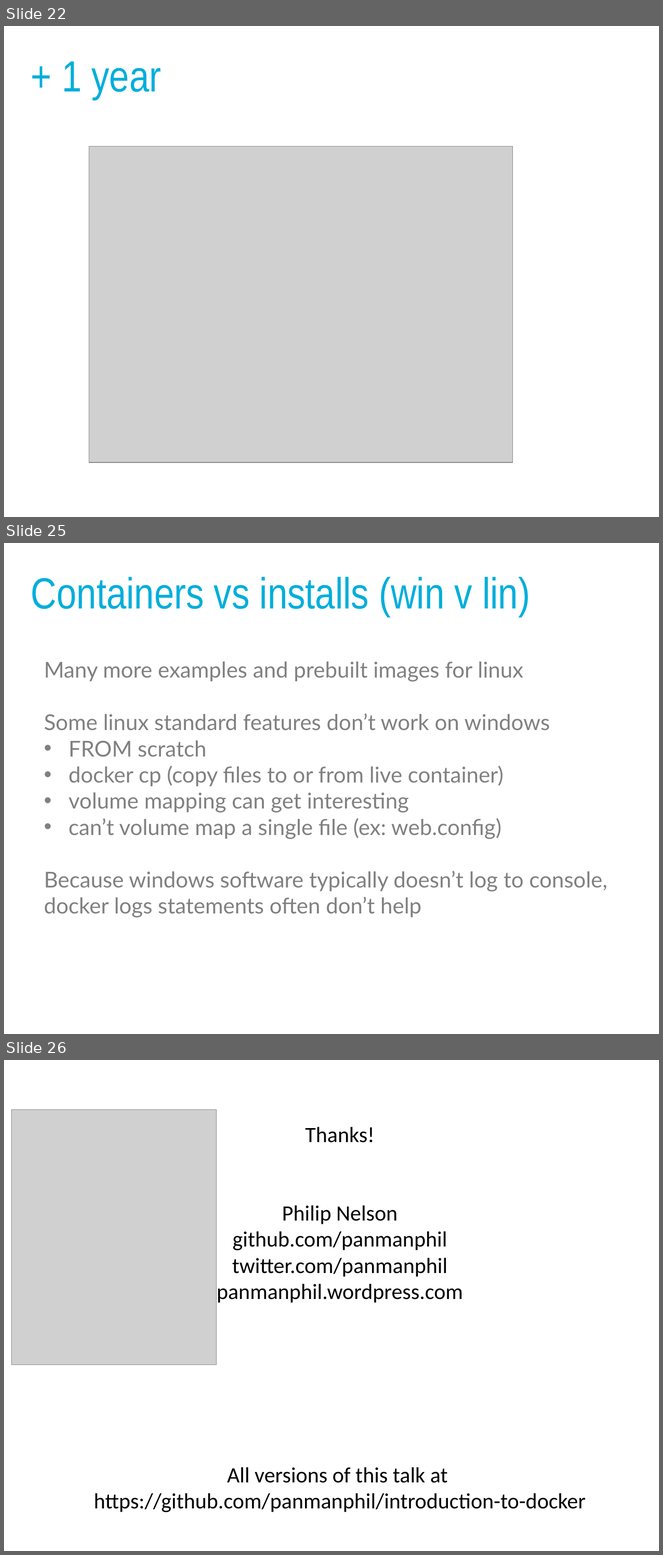
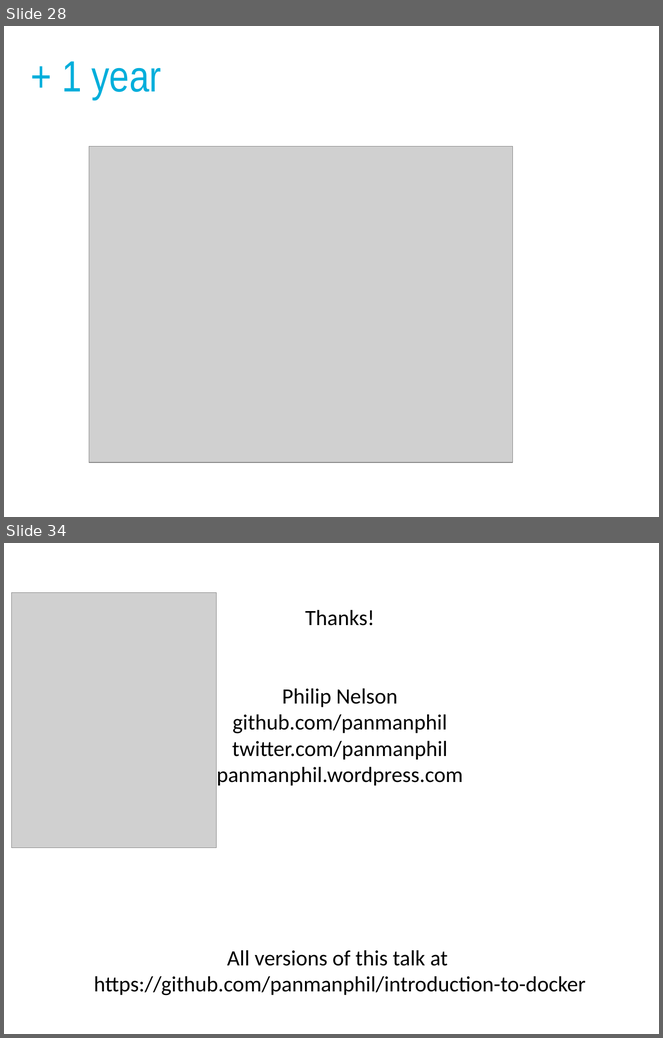
Before and after one commit to panmanphil/introduction-to-docker, a slide deck: DockerTalkThatConference2018.pptx. Shown one above the other, each under a label of ours: slides 22, 25 and 26 before the commit, slides 28 and 34 after it; the slides between them are not shown. The pictures are 663x1555 and 663x1038 pixels, drawn with LibreOffice and Linux fonts; fonts in the diff are those of the drawing; grey boxes stand for pictures. Boxes give left, top, right and bottom in pixels: in the first picture for what was removed or moved away, otherwise in the second. Text is boxed around its words. In the diff, an @@ line names an element or a change of style, - is before the commit and + after.

```diff
--- a/DockerTalkThatConference2018.pptx
+++ b/DockerTalkThatConference2018.pptx
@@ slide 25 removed at (4, 543, 659, 1034), background #FFFFFF @@
@@ text removed at (31, 577, 530, 616) @@
-Containers vs installs (win v lin)
@@ text removed at (44, 662, 608, 918) @@
-Many more examples and prebuilt images for linux
-Some linux standard features don’t work on windows
-• FROM scratch
-• docker cp (copy files to or from live container)
-• volume mapping can get interesting
-• can’t volume map a single file (ex: web.config)
-Because windows software typically doesn’t log to console, docker logs statements often don’t help
@@ what was slide 22 is now slide 28 @@
@@ what was slide 26 is now slide 34 @@
```
Also in this commit, not shown: 4 slides changed, 5 slides added, 10 other slides removed, 6 other files.
